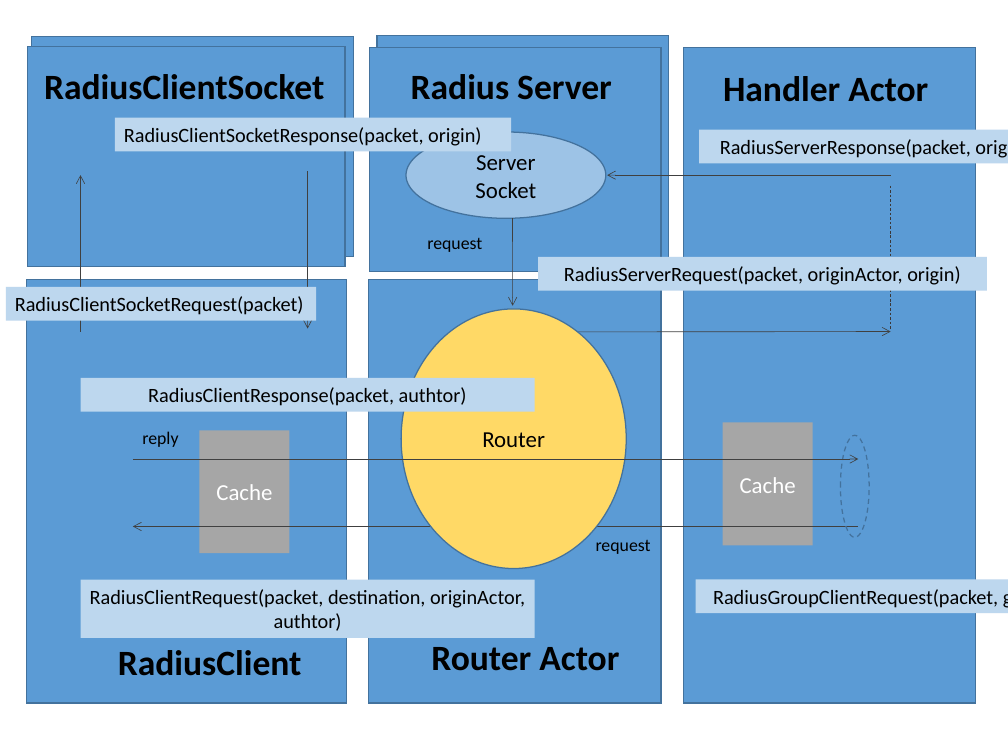
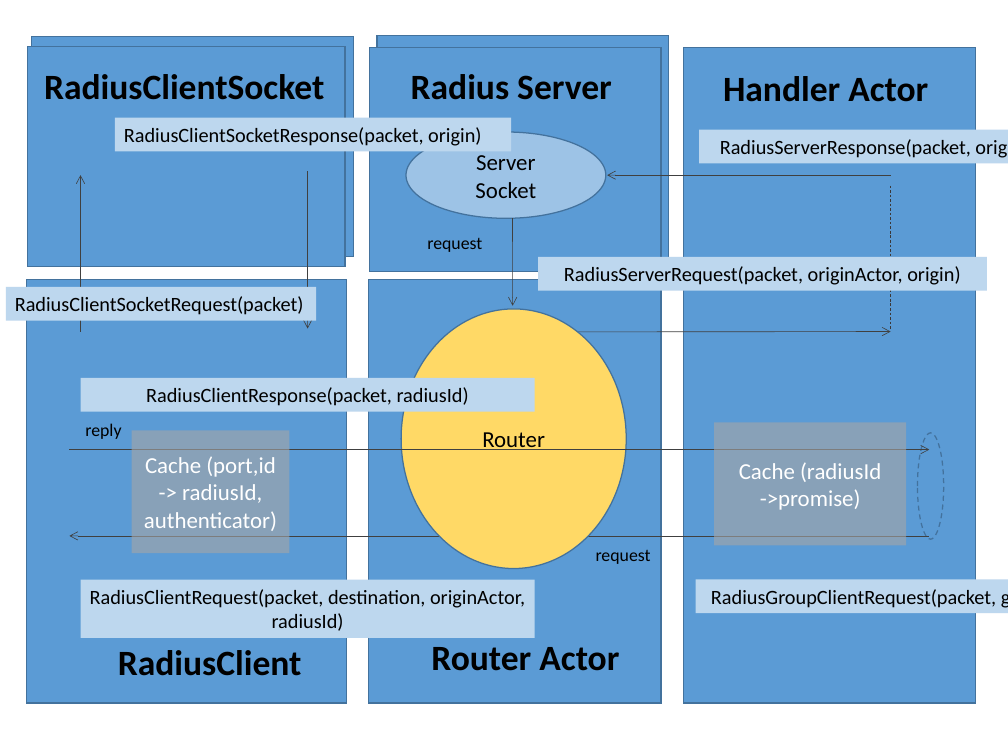
Before and after one commit to francistor/yaas, a slide deck: slide 2 of DiameterServerDesign.pptx. Drawn at 1008x756 pixels with LibreOffice and Linux fonts; fonts in the diff are those of the drawing. Boxes give left, top, right and bottom in pixels: in the first picture for what was removed or moved away, otherwise in the second. Text is boxed around its words. In the diff, an @@ line names an element or a change of style, - is before the commit and + after.

Commit message:
Authenticator for Accounting messages. Radius server status

```diff
--- a/DiameterServerDesign.pptx
+++ b/DiameterServerDesign.pptx
@@ text in rectangle at bbox=[146, 387, 469, 406]: text changed @@
-RadiusClientResponse(packet, authtor)
+RadiusClientResponse(packet, radiusId)
@@ text "reply": place and size @@
-text "reply" at bbox=[142, 431, 178, 447]
+text "reply" at bbox=[85, 423, 121, 439]
@@ rectangle "Cache (port,id -> radiusId, authenticator)" at bbox=[132, 431, 290, 553]: fill #A6A6A6 to #A6A6A6 at 60% opacity @@
@@ rectangle "Cache (port,id -> radiusId, authenticator)": place and size @@
-rectangle "Cache (port,id -> radiusId, authenticator)" at bbox=[199, 431, 289, 553]
+rectangle "Cache (port,id -> radiusId, authenticator)" at bbox=[132, 431, 290, 553]
@@ rectangle "Cache (radiusId": place and size @@
-rectangle "Cache (radiusId" at bbox=[723, 423, 812, 545]
+rectangle "Cache (radiusId" at bbox=[714, 423, 906, 545]
@@ rectangle "Cache (radiusId" at bbox=[714, 423, 906, 545]: fill #A6A6A6 to #A6A6A6 at 60% opacity @@
@@ ellipse: place and size @@
-ellipse at bbox=[841, 435, 869, 538]
+ellipse at bbox=[917, 433, 944, 539]
@@ arrow moved from (133, 459) - (859, 459) to (70, 450) - (929, 450) @@
@@ text in rectangle at bbox=[144, 457, 277, 531]: text changed @@
-Cache
+Cache (port,id -> radiusId, authenticator)
@@ text in rectangle at bbox=[739, 462, 881, 510]: text changed @@
-Cache
+Cache (radiusId
+->promise)
@@ arrow moved from (133, 527) - (439, 527) to (70, 536) - (439, 536) @@
@@ arrow moved from (574, 527) - (859, 527) to (574, 536) - (929, 536) @@
@@ text "request": place and size @@
-text "request" at bbox=[596, 540, 651, 554]
+text "request" at bbox=[596, 550, 651, 564]
@@ text in rectangle at bbox=[90, 589, 525, 631]: text changed @@
-RadiusClientRequest(packet, destination, originActor, authtor)
+RadiusClientRequest(packet, destination, originActor, radiusId)
@@ text in rectangle at bbox=[711, 589, 996, 608]: text changed @@
-RadiusGroupClientRequest(packet, group, authtor)
+RadiusGroupClientRequest(packet, group, radiusId)
```
Also in this commit, not shown: 14 other files.
